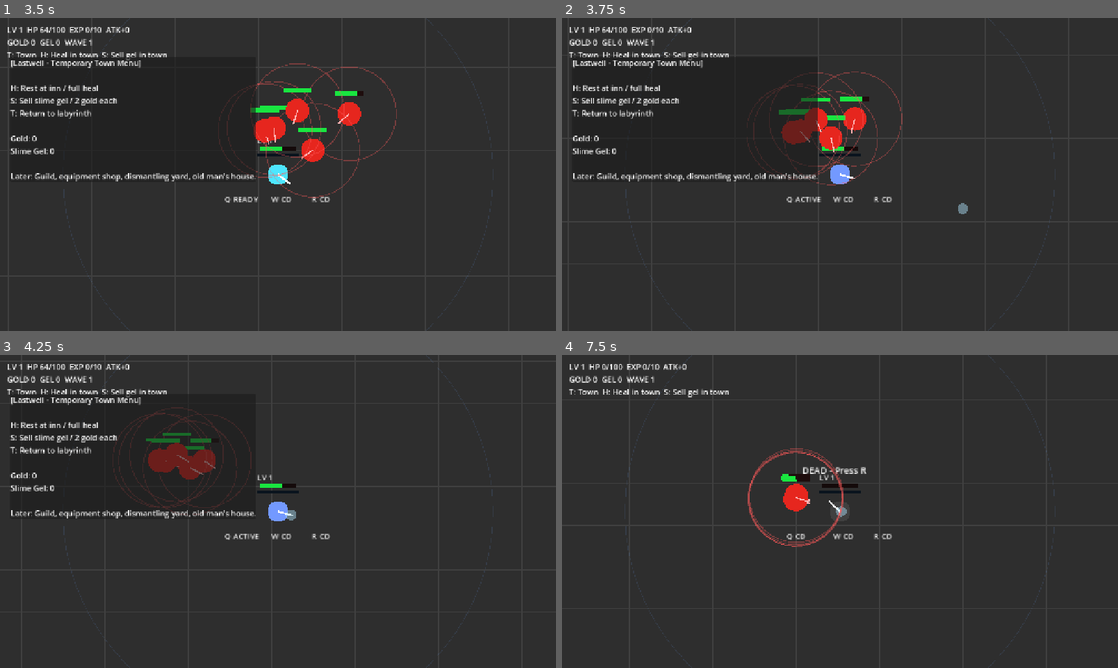
Above: before the commit, frames 1-4 (two rows, left to right).
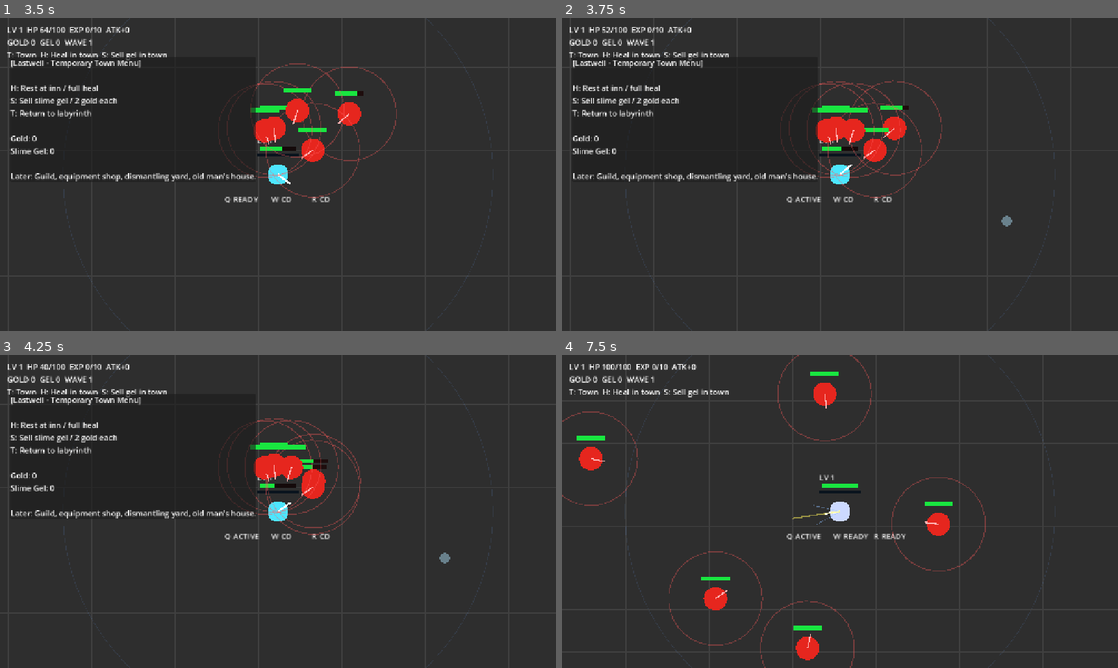
Above: after the commit, the same moments.

Repository: danyoon0760/last-archer
Game: Godot game, scene res://scenes/Main.tscn
Same seed, same stepped clock (60 frames per second), same inputs: the game is played once before the commit and once after it.
Inputs (mouse positions are in pixels of both pictures, inside the frame that each line leads up to):
- Up to frame 1 (3.5 s): tap Enter at 0.5 s; move the mouse to (400, 158) at 0.52 s; hold W 0.53-1.28 s; tap T at 0.6 s; click (400, 158) at 0.67 s; move the mouse to (166, 190) at 1.27 s; hold S 1.28-2.03 s; tap H at 1.35 s; move the mouse to (333, 105) at 2.02 s; hold W from 2.03 s (still down); tap R at 2.1 s; move the mouse to (250, 237) at 2.77 s; tap E at 2.85 s; click (250, 237) at 2.92 s
- Up to frame 2 (3.75 s): move the mouse to (1006, 221) at 3.52 s; release W at 3.53 s; hold A from 3.53 s (still down); tap Q at 3.6 s
- Up to frame 3 (4.25 s): keep holding A
- Up to frame 4 (7.5 s): move the mouse to (673, 464) at 4.27 s; tap one key every 0.75 s from 4.35 s: T H R E Q; move the mouse to (867, 511) at 5.02 s; release A at 5.03 s; hold S 5.03-5.78 s; click (867, 511) at 5.17 s; move the mouse to (756, 433) at 5.77 s; hold W from 5.78 s (still down); move the mouse to (962, 495) at 6.52 s; move the mouse to (728, 527) at 7.27 s; click (728, 527) at 7.42 s

Frame 1 is identical in both runs. In frame 2, 3.5% of the frame differs, in the area x 7-81%, y 2-67%; in frame 3, 4.1%; in frame 4, 4.1%, in the area x 0-77%, y 0-100%.

Commit message:
Assign enemy dummy to enemies group

Diff:
--- a/scenes/EnemyDummy.tscn
+++ b/scenes/EnemyDummy.tscn
@@ -6,7 +6,7 @@
 [sub_resource type="CircleShape2D" id="CircleShape2D_enemy"]
 radius = 18.0
 
-[node name="EnemyDummy" type="CharacterBody2D"]
+[node name="EnemyDummy" type="CharacterBody2D" groups=["enemies"]]
 script = ExtResource("1_enemy_script")
 collision_layer = 2
 collision_mask = 1
